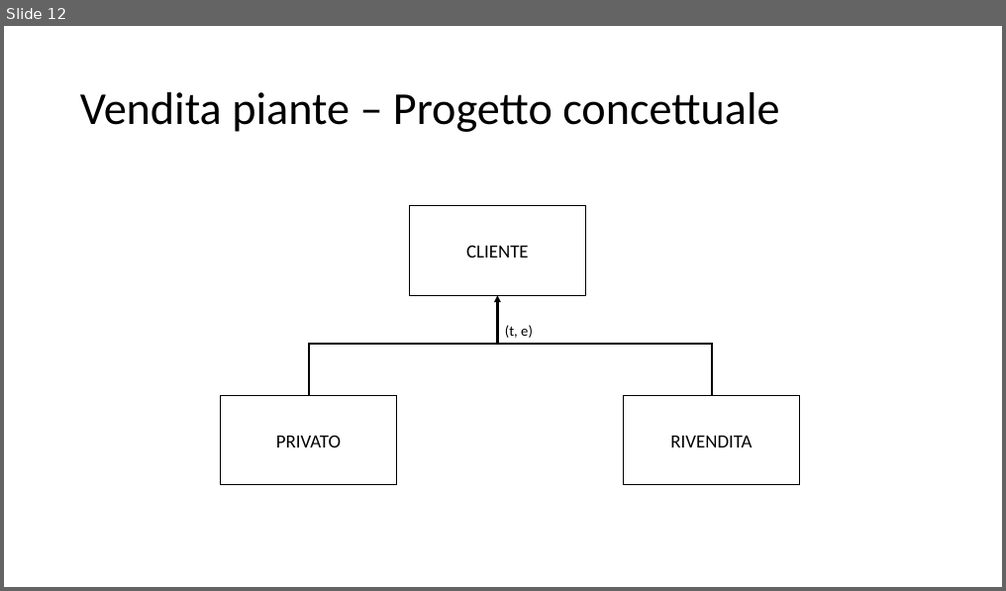
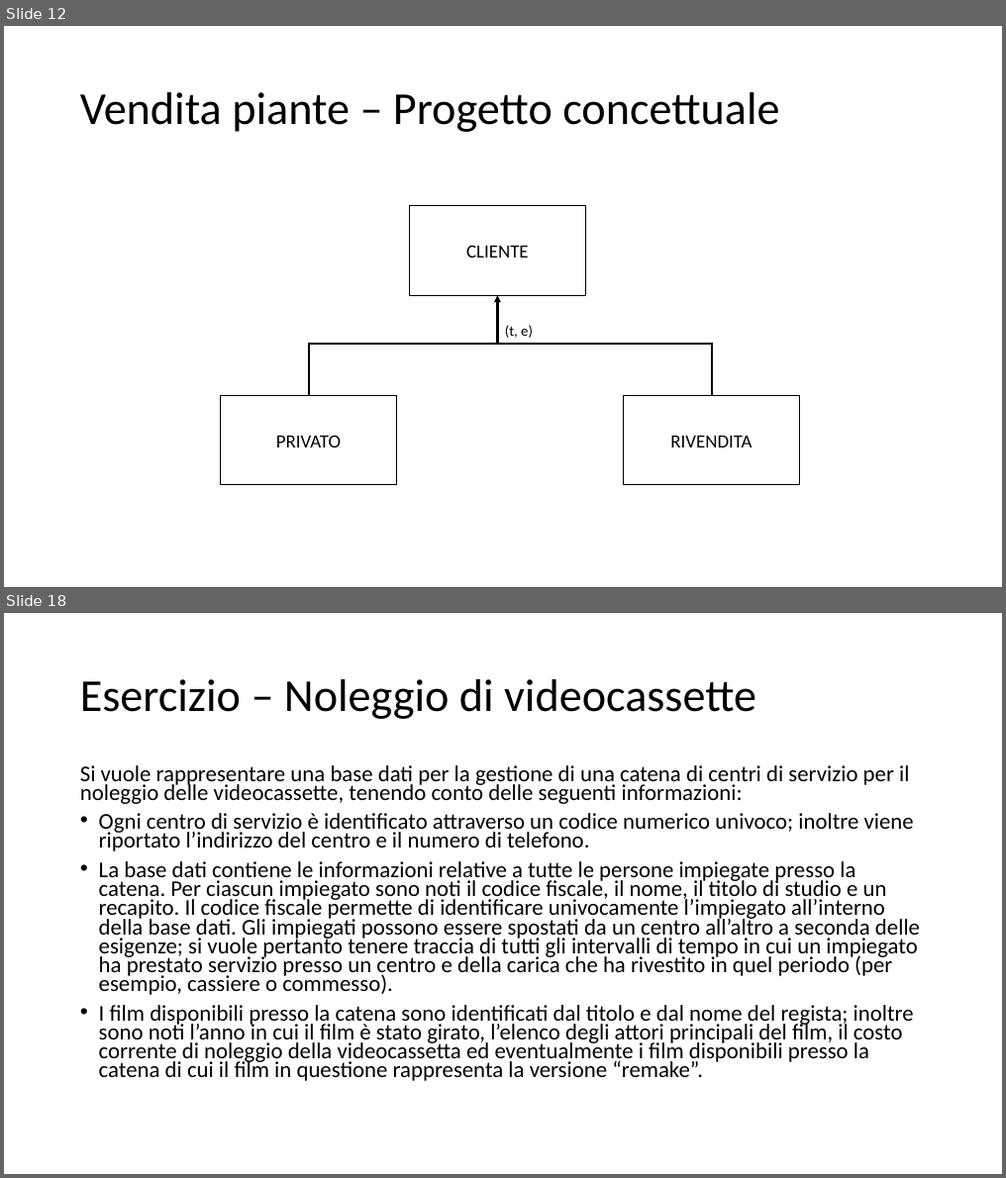
Before and after one commit to davidemaggiulli/agritech_repo3, a slide deck: DBMS – Esercizi.pptx. Shown one above the other, each under a label of ours: slide 12 before the commit, slides 12 and 18 after it; the slides between them are not shown. The pictures are 1006x591 and 1006x1178 pixels, drawn with LibreOffice and Linux fonts; fonts in the diff are those of the drawing. Boxes give left, top, right and bottom in pixels: in the first picture for what was removed or moved away, otherwise in the second. Text is boxed around its words. In the diff, an @@ line names an element or a change of style, - is before the commit and + after.

```diff
--- a/DBMS – Esercizi.pptx
+++ b/DBMS – Esercizi.pptx
@@ slide 18 added at (4,613,1002,1174), background #FFFFFF @@
@@ title added at (80,679,756,719), 44 pt, text #000000 @@
+Esercizio – Noleggio di videocassette
@@ text added at (80,765,920,1081), 21.7 pt, text #000000 @@
+Si vuole rappresentare una base dati per la gestione di una catena di centri di servizio per il noleggio delle videocassette, tenendo conto delle seguenti informazioni:
+• Ogni centro di servizio è identificato attraverso un codice numerico univoco; inoltre viene riportato l’indirizzo del centro e il numero di telefono.
+• La base dati contiene le informazioni relative a tutte le persone impiegate presso la catena. Per ciascun impiegato sono noti il codice fiscale, il nome, il titolo di studio e un recapito. Il codice fiscale permette di identificare univocamente l’impiegato all’interno della base dati. Gli impiegati possono essere spostati da un centro all’altro a seconda delle esigenze; si vuole pertanto tenere traccia di tutti gli intervalli di tempo in cui un impiegato ha prestato servizio presso un centro e della carica che ha rivestito in quel periodo (per esempio, cassiere o commesso).
+• I film disponibili presso la catena sono identificati dal titolo e dal nome del regista; inoltre sono noti l’anno in cui il film è stato girato, l’elenco degli attori principali del film, il costo corrente di noleggio della videocassetta ed eventualmente i film disponibili presso la catena di cui il film in questione rappresenta la versione “remake”.
```
Also in this commit, not shown: 2 slides changed, 4 other slides added, 1 other file.
